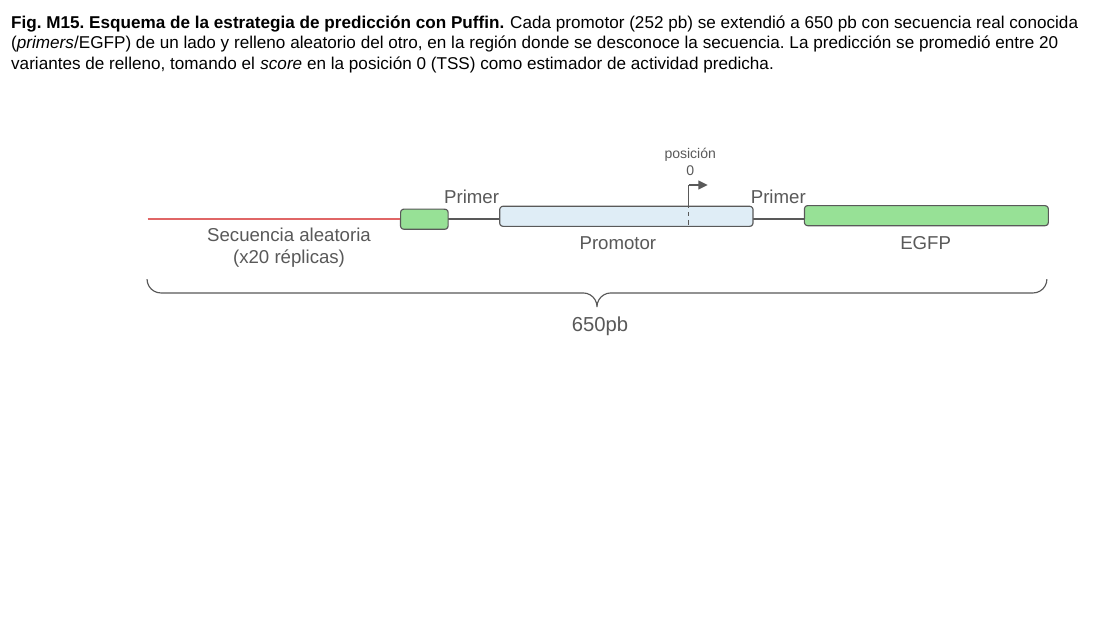
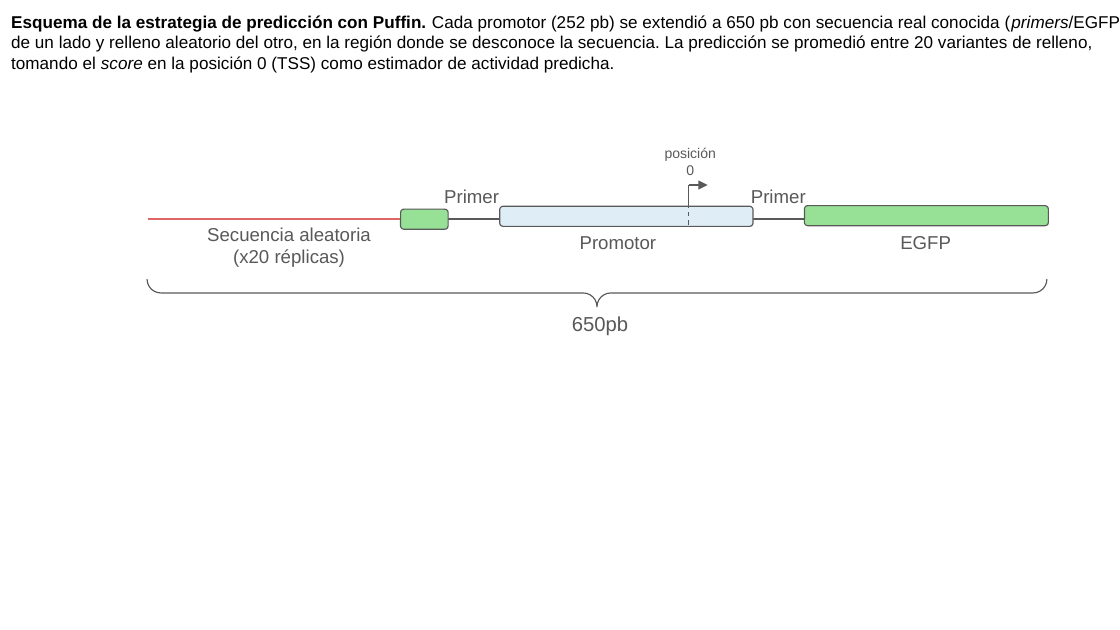
Before and after one commit to martin-iungman/TesisDoc, a slide deck: slide 16 of docs/Fig MyM.pptx. Drawn at 1120x630 pixels with LibreOffice and Linux fonts; fonts in the diff are those of the drawing. Boxes give left, top, right and bottom in pixels: in the first picture for what was removed or moved away, otherwise in the second. Text is boxed around its words. In the diff, an @@ line names an element or a change of style, - is before the commit and + after.

```diff
--- a/docs/Fig MyM.pptx
+++ b/docs/Fig MyM.pptx
@@ text at [11, 15, 1120, 73]: text changed @@
-Fig. M15. Esquema de la estrategia de predicción con Puffin. Cada promotor (252 pb) se extendió a 650 pb con secuencia real conocida (primers/EGFP) de un lado y relleno aleatorio del otro, en la región donde se desconoce la secuencia. La predicción se promedió entre 20 variantes de relleno, tomando el score en la posición 0 (TSS) como estimador de actividad predicha.
+Esquema de la estrategia de predicción con Puffin. Cada promotor (252 pb) se extendió a 650 pb con secuencia real conocida (primers/EGFP) de un lado y relleno aleatorio del otro, en la región donde se desconoce la secuencia. La predicción se promedió entre 20 variantes de relleno, tomando el score en la posición 0 (TSS) como estimador de actividad predicha.
```
Also in this commit, not shown: 1 other slide changed, 1 other file.
